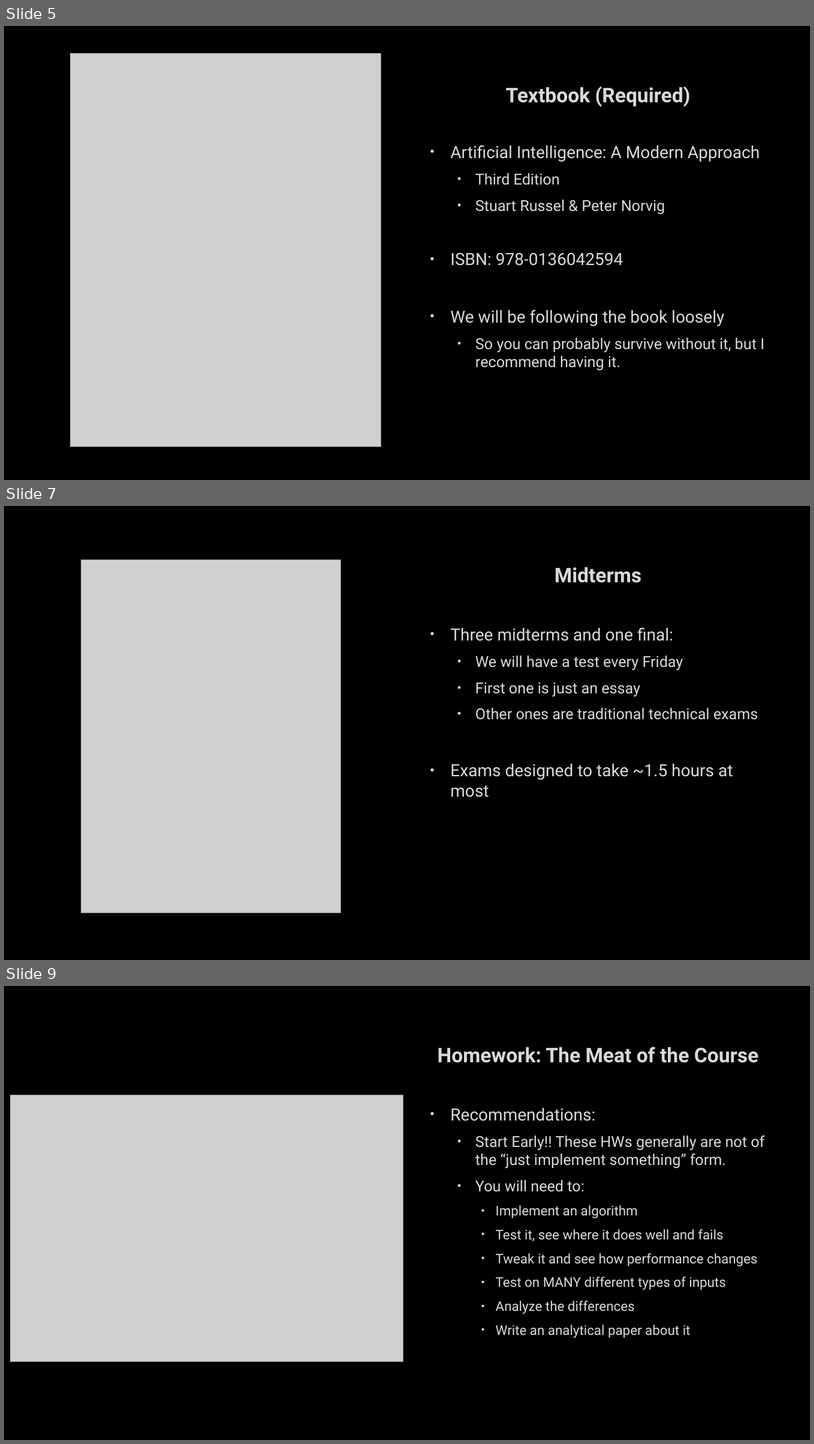
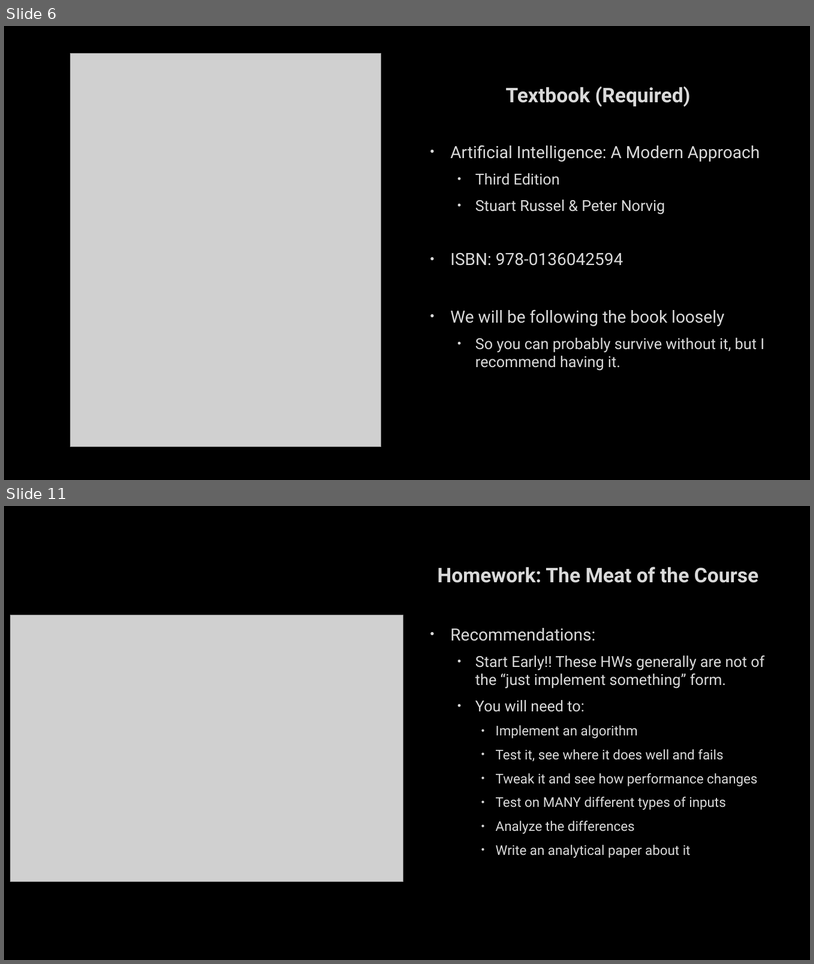
Before and after one commit to markfloryan/AI, a slide deck: slides/01-CourseIntroduction.pptx. Shown one above the other, each under a label of ours: slides 5, 7 and 9 before the commit, slides 6 and 11 after it; the slides between them are not shown. The pictures are 814x1444 and 814x964 pixels, drawn with LibreOffice and Linux fonts; fonts in the diff are those of the drawing; grey boxes stand for pictures; background and template pictures are left out. Boxes give left, top, right and bottom in pixels: in the first picture for what was removed or moved away, otherwise in the second. Text is boxed around its words. In the diff, an @@ line names an element or a change of style, - is before the commit and + after.

Commit message:
new course intro, no pdf of first slide deck.

```diff
--- a/slides/01-CourseIntroduction.pptx
+++ b/slides/01-CourseIntroduction.pptx
@@ slide 7 removed at (4, 506, 810, 960), background picture (left out) @@
@@ picture removed at (81, 559, 341, 912) @@
@@ text removed at (450, 567, 759, 797) @@
-Midterms
-• Three midterms and one final:
-  • We will have a test every Friday
-  • First one is just an essay
-  • Other ones are traditional technical exams
-• Exams designed to take ~1.5 hours at most
@@ what was slide 5 is now slide 6 @@
@@ what was slide 9 is now slide 11 @@
```
Also in this commit, not shown: 7 slides changed, 4 slides added, 2 other slides removed, 11 other files.
